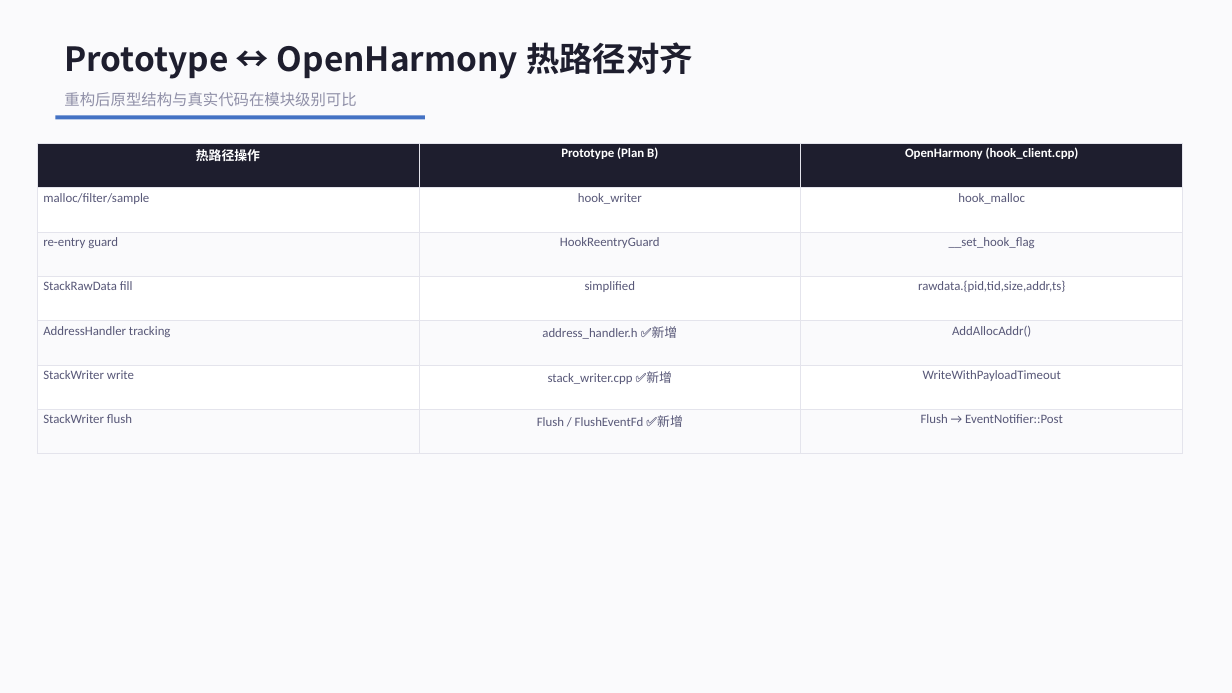
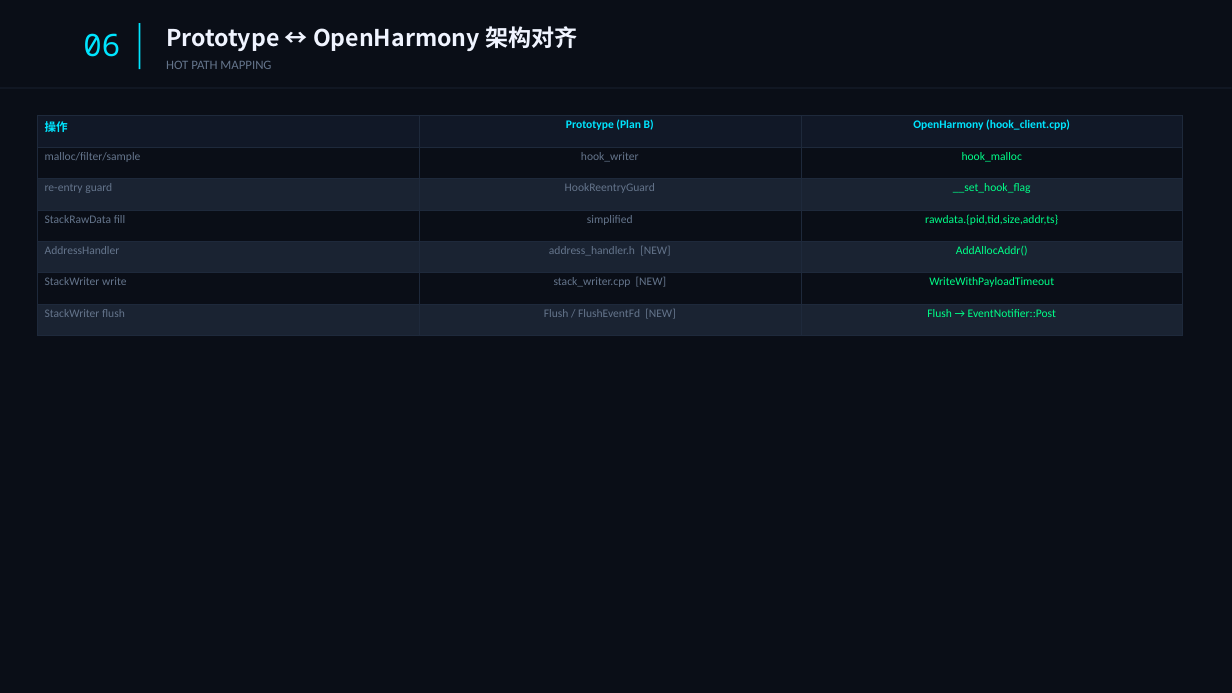
Before and after one commit to YiChiChen1106/Nativehook_linux_planb, a slide deck: slide 7 of presentation/native_hook_progress_2026-06-05.pptx. Drawn at 1232x693 pixels with LibreOffice and Linux fonts; fonts in the diff are those of the drawing. Boxes give left, top, right and bottom in pixels: in the first picture for what was removed or moved away, otherwise in the second. Text is boxed around its words. In the diff, an @@ line names an element or a change of style, - is before the commit and + after.

```diff
--- a/presentation/native_hook_progress_2026-06-05.pptx
+++ b/presentation/native_hook_progress_2026-06-05.pptx
@@ background #FAFAFC to #0A0E17 @@
@@ rectangle added at (x1=139, y1=23, x2=140, y2=69), fill #00E5FF @@
@@ text at (x1=166, y1=26, x2=577, y2=51): text changed; size 26 to 18 pt; text colour #1E1E2E to #F0F4FF @@
-Prototype ↔ OpenHarmony 热路径对齐
+Prototype ↔ OpenHarmony 架构对齐
@@ text added at (x1=83, y1=33, x2=120, y2=57), 24 pt, text #00E5FF @@
+06
@@ rectangle added at (x1=0, y1=88, x2=1232, y2=89), fill #1E293B @@
@@ text added at (x1=166, y1=61, x2=271, y2=69), 10 pt, text #64748B @@
+HOT PATH MAPPING
@@ table at (x1=37, y1=116, x2=1182, y2=323) @@
-row 1, column 1: 热路径操作
+row 1, column 1: 操作
-row 5, column 1: AddressHandler tracking
+row 5, column 1: AddressHandler
-row 5, column 2: address_handler.h ✅新增
+row 5, column 2: address_handler.h [NEW]
-row 6, column 2: stack_writer.cpp ✅新增
+row 6, column 2: stack_writer.cpp [NEW]
-row 7, column 2: Flush / FlushEventFd ✅新增
+row 7, column 2: Flush / FlushEventFd [NEW]
@@ fill #1E1E2E to #111827 in row 1 @@
@@ fill #FFFFFF to #0A0E17 in 9 cells @@
@@ fill #FAFAFC to #1A2332 in 9 cells @@
@@ size 10 to 9 pt in "Prototype (Plan B)", "OpenHarmony (hook_client.cpp)", "malloc/filter/sample", "hook_writer" and 12 more places @@
@@ text colour #FFFFFF to #00E5FF in "Prototype (Plan B)", "OpenHarmony (hook_client.cpp)" @@
@@ text colour #585878 to #64748B in "malloc/filter/sample", "hook_writer", "re-entry guard", "HookReentryGuard" and 4 more places @@
@@ text colour #585878 to #00FF88 in "hook_malloc", "__set_hook_flag", "rawdata.{pid,tid,size,addr,ts}", "AddAllocAddr()" and 2 more places @@
@@ borders changed @@
@@ table resized from (x1=37, y1=143, x2=1182, y2=431) to (x1=37, y1=116, x2=1182, y2=323) @@
@@ rectangle removed at (x1=55, y1=116, x2=425, y2=119) @@
@@ text removed at (x1=64, y1=92, x2=356, y2=106) @@
-重构后原型结构与真实代码在模块级别可比
```
Also in this commit, not shown: 8 other slides changed, 1 slide added, 1 slide removed, 1 other file.
